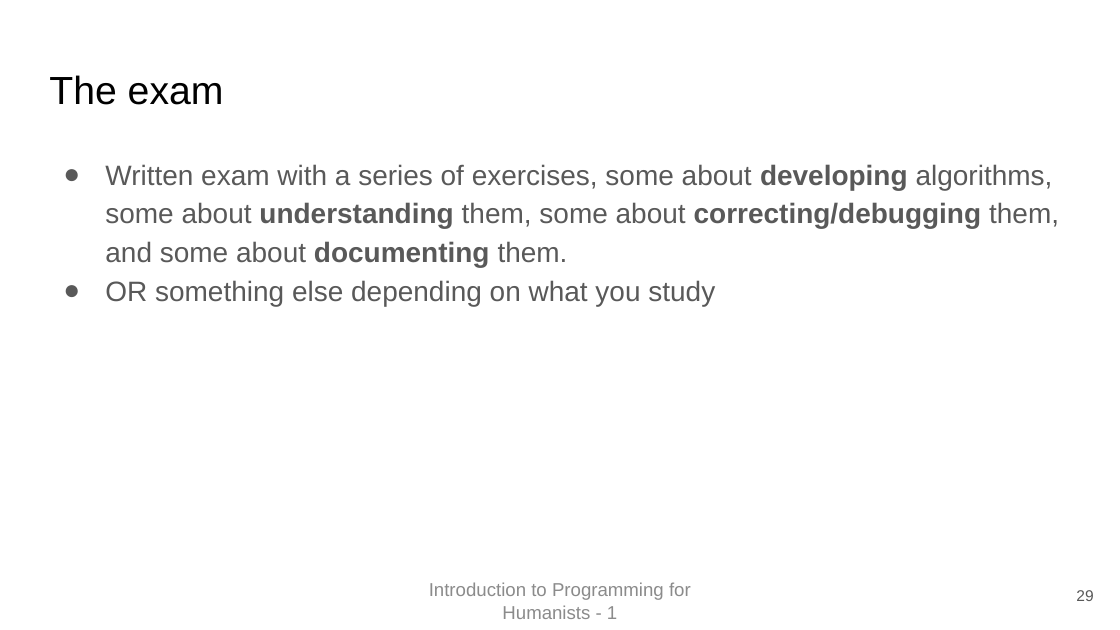
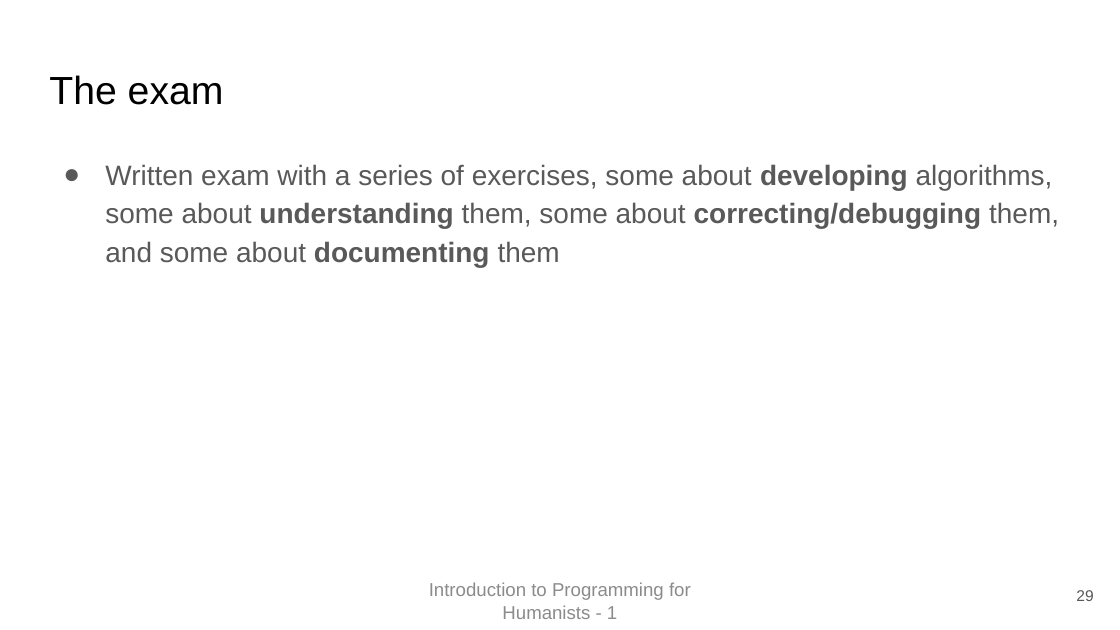
Before and after one commit to EvanEames/IPFH2526, a slide deck: slide 29 of week1/First Class.pptx. Drawn at 1120x630 pixels with LibreOffice and Linux fonts; fonts in the diff are those of the drawing. Boxes give left, top, right and bottom in pixels: in the first picture for what was removed or moved away, otherwise in the second. Text is boxed around its words. In the diff, an @@ line names an element or a change of style, - is before the commit and + after.

```diff
--- a/week1/First Class.pptx
+++ b/week1/First Class.pptx
@@ text at bbox=[105, 164, 1059, 267]: text changed @@
-● Written exam with a series of exercises, some about developing algorithms, some about understanding them, some about correcting/debugging them, and some about documenting them.
-● OR something else depending on what you study
+● Written exam with a series of exercises, some about developing algorithms, some about understanding them, some about correcting/debugging them, and some about documenting them
```
Also in this commit, not shown: 3 other files.
